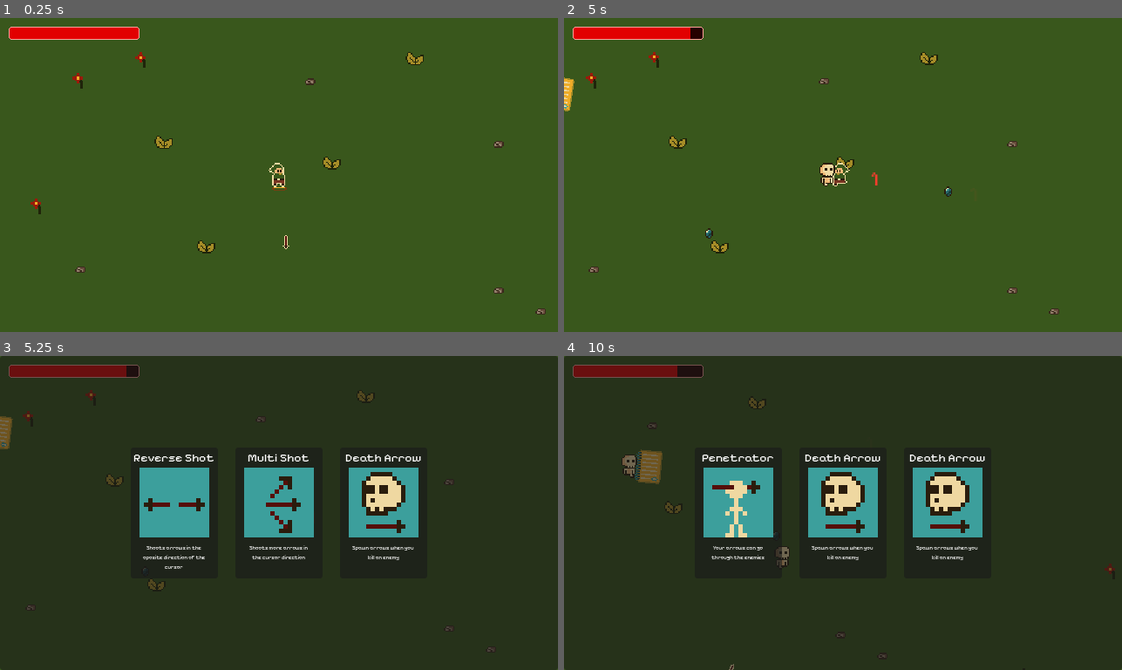
Above: before the commit, frames 1-4 (two rows, left to right).
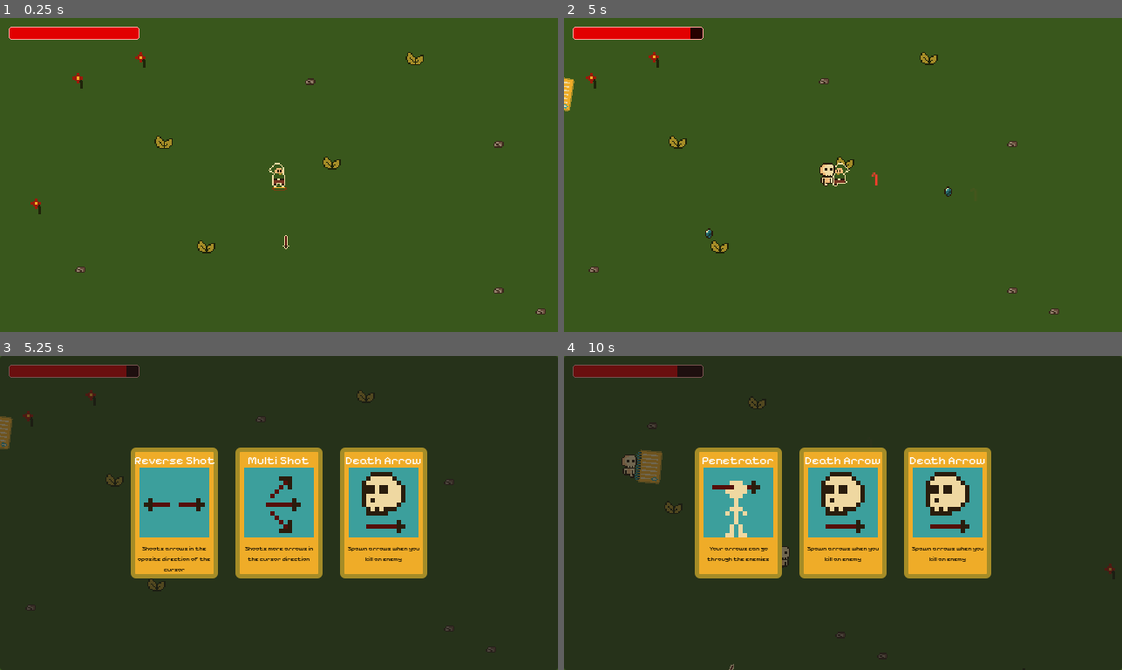
Above: after the commit, the same moments.

Repository: danilomacb/RAMter
Game: Godot game, scene res://Scenes/Game.tscn
The game is run twice, just before and just after one commit, with the same random seed, the same clock (stepped at 60 frames per second) and the same inputs.
Inputs (mouse positions are in pixels of both pictures, inside the frame that each line leads up to):
- Up to frame 1 (0.25 s): no input
- Up to frame 2 (5 s): move the mouse to (965, 159) at 0.52 s; hold Right (MoveRight) 0.53-1.28 s; move the mouse to (731, 190) at 1.27 s; hold Down (MoveDown) 1.28-2.03 s; move the mouse to (898, 105) at 2.02 s; hold Right (MoveRight) 2.03-2.78 s; move the mouse to (815, 237) at 2.77 s; hold Up (MoveUp) 2.78-3.53 s; move the mouse to (1010, 222) at 3.52 s; hold Left (MoveLeft) from 3.53 s (still down); move the mouse to (675, 127) at 4.27 s
- Up to frame 3 (5.25 s): move the mouse to (306, 513) at 5.02 s; release Left (MoveLeft) at 5.03 s; hold Down (MoveDown) from 5.03 s (still down)
- Up to frame 4 (10 s): release Down (MoveDown) at 5.75 s; click "Reverse Shot" at 5.75 s; move the mouse to (759, 434) at 6.52 s; hold Right (MoveRight) 6.53-7.28 s; move the mouse to (965, 497) at 7.27 s; hold Up (MoveUp) 7.28-8.03 s; move the mouse to (731, 528) at 8.02 s; hold Right (MoveRight) 8.03-8.78 s; move the mouse to (898, 443) at 8.77 s; hold Down (MoveDown) 8.78-9.53 s; move the mouse to (815, 575) at 9.52 s; hold Left (MoveLeft) from 9.53 s (still down)

Frames 1-2 are identical in both runs. In frame 3, 11% of the frame differs, in the area x 23-77%, y 29-71%; in frame 4, 11%.

Commit message:
new style for upgrade card

Diff:
--- a/Prefabs/UpgradeCard.tscn
+++ b/Prefabs/UpgradeCard.tscn
@@ -8,6 +8,18 @@
 [ext_resource type="Resource" uid="uid://b35osamq5swh2" path="res://Resources/Reflector.tres" id="6_1xt0u"]
 [ext_resource type="Resource" uid="uid://b3xb6hrhryixw" path="res://Resources/ReverseShot.tres" id="7_jq82n"]
 [ext_resource type="FontFile" uid="uid://bkirvl5j6t4n3" path="res://Fonts/PixelifySans-Regular.ttf" id="8_r4h3a"]
+
+[sub_resource type="StyleBoxFlat" id="StyleBoxFlat_3jm1d"]
+bg_color = Color(0.937255, 0.67451, 0.156863, 1)
+border_width_left = 5
+border_width_top = 5
+border_width_right = 5
+border_width_bottom = 5
+border_color = Color(0.647059, 0.54902, 0.152941, 1)
+corner_radius_top_left = 5
+corner_radius_top_right = 5
+corner_radius_bottom_right = 5
+corner_radius_bottom_left = 5
 
 [node name="UpgradeCard" type="Button"]
 anchors_preset = 8
@@ -21,6 +33,11 @@
 offset_bottom = 75.0
 grow_horizontal = 2
 grow_vertical = 2
+theme_override_styles/normal = SubResource("StyleBoxFlat_3jm1d")
+theme_override_styles/hover = SubResource("StyleBoxFlat_3jm1d")
+theme_override_styles/pressed = SubResource("StyleBoxFlat_3jm1d")
+theme_override_styles/disabled = SubResource("StyleBoxFlat_3jm1d")
+theme_override_styles/focus = SubResource("StyleBoxFlat_3jm1d")
 script = ExtResource("1_mlppi")
 cardResources = Array[Resource("res://Scripts/CardResourse.gd")]([ExtResource("2_56uls"), ExtResource("3_kh87x"), ExtResource("4_yjj2y"), ExtResource("5_4x6wo"), ExtResource("6_1xt0u"), ExtResource("7_jq82n")])
 
@@ -28,7 +45,10 @@
 layout_mode = 1
 anchors_preset = 10
 anchor_right = 1.0
-offset_bottom = 23.0
+offset_left = 5.0
+offset_top = 5.0
+offset_right = -5.0
+offset_bottom = 25.0
 grow_horizontal = 2
 theme_override_fonts/font = ExtResource("8_r4h3a")
 theme_override_font_sizes/font_size = 14
@@ -55,13 +75,15 @@
 anchor_top = 1.0
 anchor_right = 1.0
 anchor_bottom = 1.0
-offset_left = 10.0
+offset_left = 6.0
 offset_top = -39.0
-offset_right = -10.0
+offset_right = -5.0
+offset_bottom = -5.0
 grow_horizontal = 2
 grow_vertical = 0
+theme_override_colors/font_color = Color(0, 0, 0, 1)
 theme_override_fonts/font = ExtResource("8_r4h3a")
-theme_override_font_sizes/font_size = 6
+theme_override_font_sizes/font_size = 7
 text = "Description"
 horizontal_alignment = 1
 autowrap_mode = 2
Not shown: 1 places in Prefabs/UpgradeCard.tscn that only renumber resources
